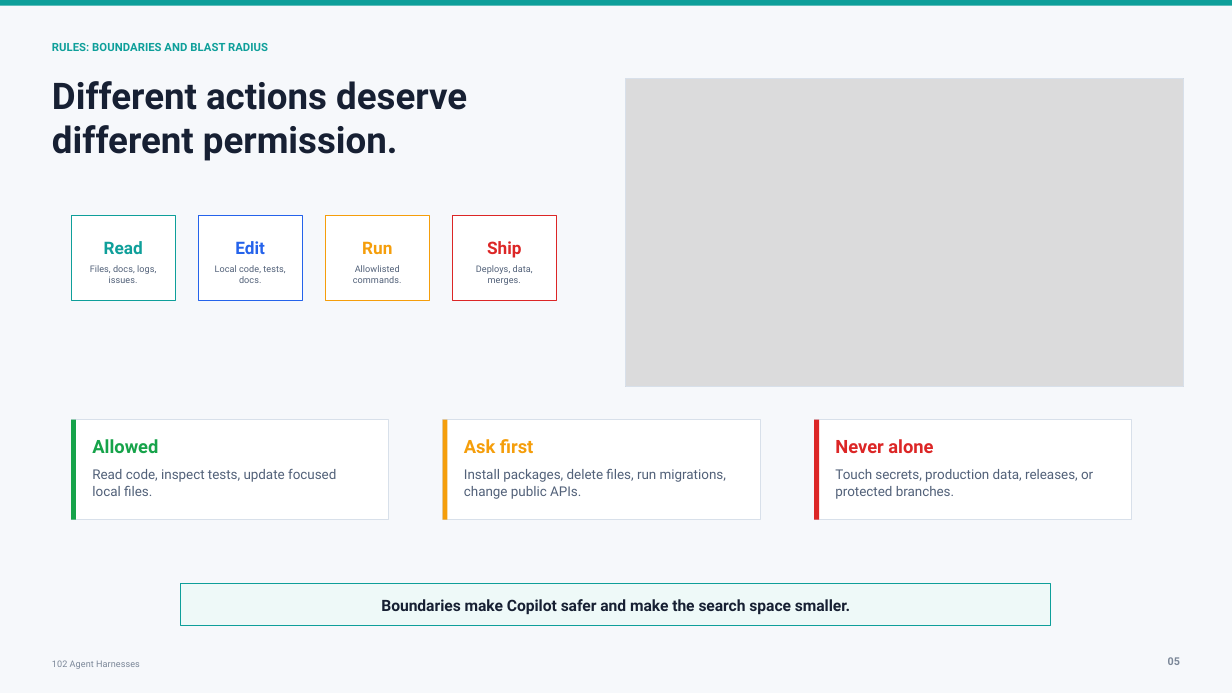
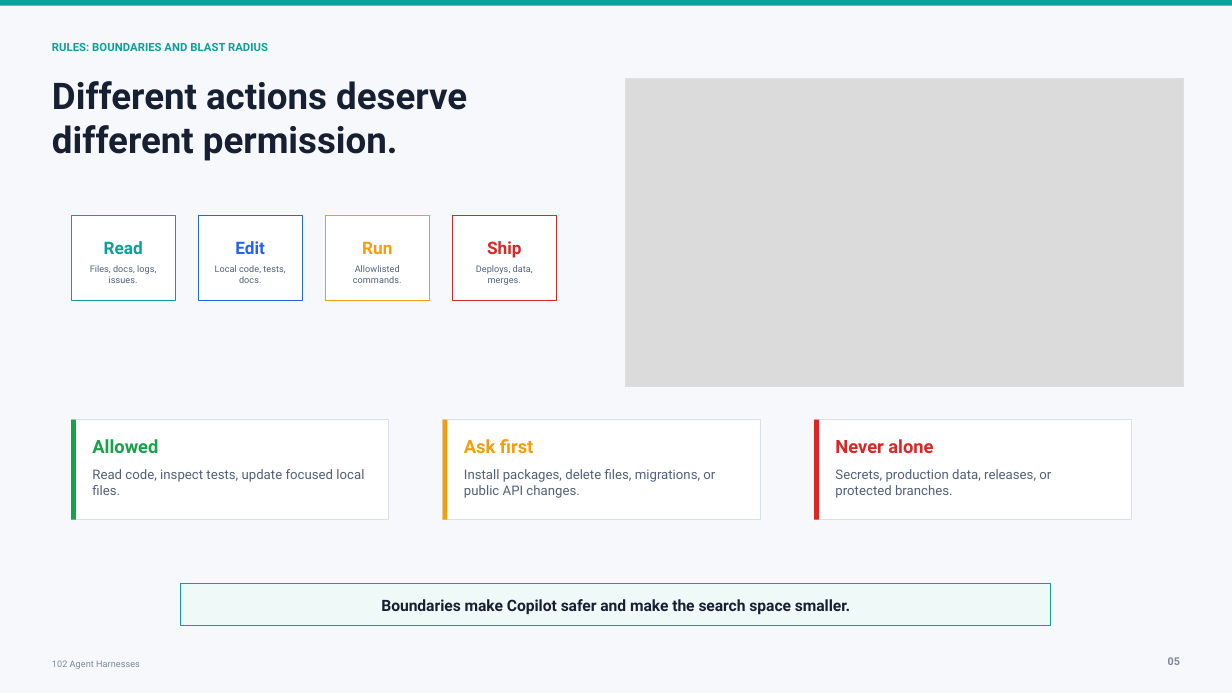
Before and after one commit to Cmcd9155/101-ai-basics-for-developers-presentation, a slide deck: slide 5 of presentations/102/deck/102-agent-harnesses.pptx. Drawn at 1232x693 pixels with LibreOffice and Linux fonts; fonts in the diff are those of the drawing; grey boxes stand for pictures. Boxes give left, top, right and bottom in pixels: in the first picture for what was removed or moved away, otherwise in the second. Text is boxed around its words. In the diff, an @@ line names an element or a change of style, - is before the commit and + after.

```diff
--- a/presentations/102/deck/102-agent-harnesses.pptx
+++ b/presentations/102/deck/102-agent-harnesses.pptx
@@ text "Read code, inspect tests, update ..." at [92,469,364,495]: size 10.5 to 10.3 pt @@
@@ text at [464,469,715,498]: text changed; size 10.5 to 10.3 pt @@
-Install packages, delete files, run migrations, change public APIs.
+Install packages, delete files, migrations, or public API changes.
@@ text at [835,469,1051,498]: text changed; size 10.5 to 10.3 pt @@
-Touch secrets, production data, releases, or protected branches.
+Secrets, production data, releases, or protected branches.
```
Also in this commit, not shown: 11 other slides changed, 18 other files.
